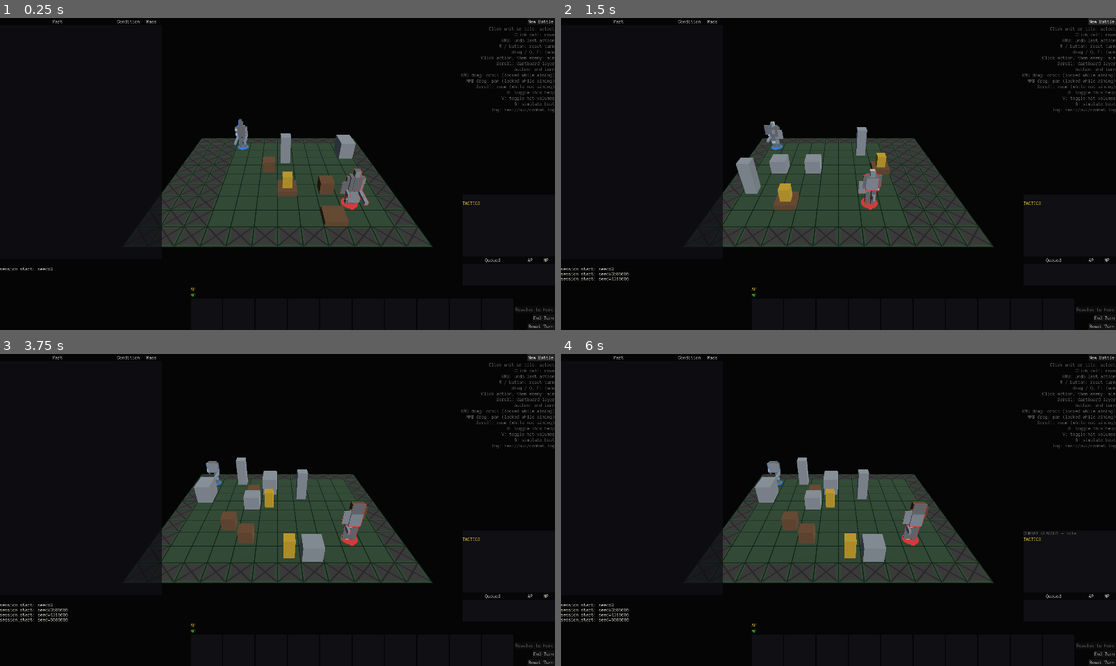
Above: before the commit, frames 1-4 (two rows, left to right).
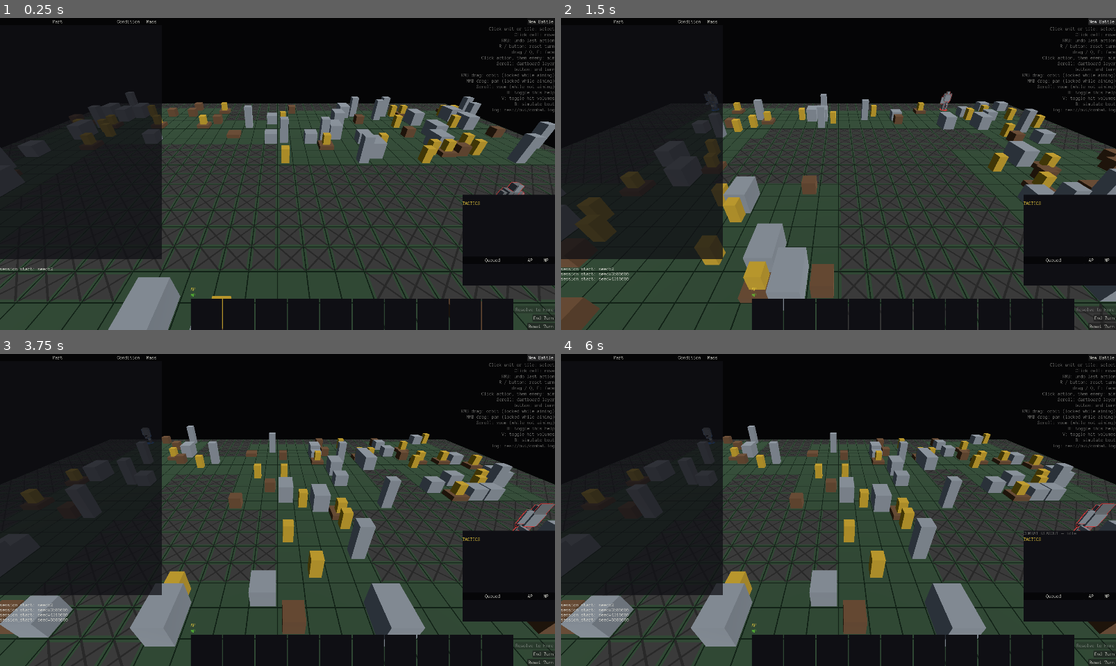
Above: after the commit, the same moments.

Repository: NotUserFriendly/HulkBreakers
Game: Godot game, scene res://src/view/battle_scene.tscn
Two runs of this game, one before a commit and one after it. Both use one fixed random seed, a clock stepped at 60 frames per second and the inputs below.
Inputs (mouse positions are in pixels of both pictures, inside the frame that each line leads up to):
- Up to frame 1 (0.25 s): no input
- Up to frame 2 (1.5 s): click "New Battle" at 0.5 s; click "New Battle" at 1.25 s
- Up to frame 3 (3.75 s): click "End Turn" at 2 s; click "End Turn" at 2.75 s; click "New Battle" at 3.5 s
- Up to frame 4 (6 s): click "End Turn" at 4.25 s; click "Reset Turn" at 5 s; move the mouse to (960, 494) at 5.77 s; hold Shift from 5.78 s (still down); click (960, 494) at 5.92 s

The runs differ from the first frame. In frame 1, 37% of the frame differs, in the area x 0-100%, y 23-100%; in frame 2, 38%; in frame 3, 39%, in the area x 0-100%, y 22-100%; in frame 4, 39%.

Commit message:
Taskblock 17 Pass A: fix map generation regressed to a single room
Taskblock-16 raised MIN_ROOM_SIZE to 7 (correct), which cascaded
through MIN_CHILD_SIZE (9) to MIN_LEAF_SIZE (12) — but nothing raised
the two real callers' own hardcoded map sizes to match. Both were well
under MapGen.MIN_LEAF_SIZE * 2 (24, the size a rect must clear on an
axis before _split_and_carve will ever split it):

- BattleScene.GRID_WIDTH/GRID_HEIGHT: 12x10 -> 40x30
- BoutSetup.GRID_WIDTH/GRID_HEIGHT: 20x14 -> 32x24

Every real battle and every bout has been silently a single room, no
hallways, since taskblock-16 landed — confirmed live (a screenshot of
the actual BattleScene default now shows four distinct rooms
connected by hallways, where it previously showed one solid block).

Pinned directly against the regression rather than just its symptom:
new tests in test_battle_scene.gd and test_bout_setup.gd assert each
caller's own GRID_WIDTH/GRID_HEIGHT clears MapGen.MIN_LEAF_SIZE * 2,
so a future MIN_ROOM_SIZE raise fails loudly instead of silently
collapsing every map to one room again. test_map_gen.gd gained a
seed-swept "the map actually splits" test (>= 3 rooms, real hallway
cells beyond room interiors, at the size test_map_gen.gd's own
existing tests already use) — the taskblock's own "the check that
would have caught this."

Stale comments/doc references to "BattleScene's own (12x10)" as the
single-room example updated — that's no longer BattleScene's default,
just a small fixture the single-room-degenerate-case tests still use
on purpose.

Diff:
--- a/src/logic/ai/bout_setup.gd
+++ b/src/logic/ai/bout_setup.gd
@@ -11,8 +11,14 @@
 ## model, unchanged) — this is the "in-engine 2v2 demo" the block exists
 ## for, wired to real content instead of hand-typed test fixtures.
 
-const GRID_WIDTH := 20
-const GRID_HEIGHT := 14
+## taskblock-17 Pass A: the old 20x14 was under `MapGen.MIN_LEAF_SIZE * 2`
+## (24) on both axes — the same single-room-forever regression
+## `BattleScene`'s own default had, just with a smaller bout map. A bout
+## can afford to stay smaller than a full battle's board (`BattleScene`'s
+## own 40x30), but still needs real room to split — 32x24 matches the
+## size `test_map_gen.gd`'s own 50-seed sweep already exercises.
+const GRID_WIDTH := 32
+const GRID_HEIGHT := 24
 
 
 ## taskblock-16 Pass E: each team is a LIST of per-unit profiles now, not
--- a/src/logic/map_gen.gd
+++ b/src/logic/map_gen.gd
@@ -234,8 +234,10 @@
 ## one representative cell per zone.
 ##
 ## `_split_and_carve` only splits a leaf when BOTH its dimensions clear
-## `MIN_LEAF_SIZE * 2` — a grid as small as BattleScene's (12x10) never
-## clears that bar, so it always carves exactly one room. When `best_a` and
+## `MIN_LEAF_SIZE * 2` — a grid smaller than that (e.g. a 12x10 fixture,
+## taskblock-16/17's own single-room regression before both real callers'
+## default sizes were fixed) never clears that bar, so it always carves
+## exactly one room. When `best_a` and
 ## `best_b` land on the very same room (single room, or every room tied at
 ## distance 0), marking SPAWN_B into it the normal way would silently
 ## overwrite every SPAWN_A cell just written — one squad would spawn
--- a/src/view/battle_scene.gd
+++ b/src/view/battle_scene.gd
@@ -27,8 +27,15 @@
 ## wield it (unarmed in practice). Seed 2 gives both squads a working
 ## pistol. Revert to 20260715 once verification is done.
 const DEFAULT_SEED := 2
-const GRID_WIDTH := 12
-const GRID_HEIGHT := 10
+## taskblock-17 Pass A: the old 12x10 was well under
+## `MapGen.MIN_LEAF_SIZE * 2` (24, taskblock-16's own room-size raise) on
+## BOTH axes, so `_split_and_carve` could never split it at all — every
+## real battle was silently one room, no hallways, ever since taskblock-16
+## landed. 40x30 (~`MIN_LEAF_SIZE * 3` / `MIN_LEAF_SIZE * 2` with room to
+## spare) reliably splits 2-3 times per axis instead of just clearing the
+## bar once.
+const GRID_WIDTH := 40
+const GRID_HEIGHT := 30
 ## runNotes.md: "a 16:9 1080p minimum window should be what we work off
 ## going forward." project.godot's viewport_width/height sets the launch
 ## size; this is the actual resize floor.
--- a/test/unit/logic/ai/test_bout_setup.gd
+++ b/test/unit/logic/ai/test_bout_setup.gd
@@ -27,6 +27,22 @@
 	for i in range(count):
 		roster.append(profile)
 	return roster
+
+
+## taskblock-17 Pass A: same regression as `BattleScene`'s own default —
+## `GRID_WIDTH`/`GRID_HEIGHT` used to be 20x14, under
+## `MapGen.MIN_LEAF_SIZE * 2` (24) on both axes, so a bout's own map was
+## also silently one room forever. Pinned directly against the constant
+## so a future `MIN_ROOM_SIZE` raise can't regress this again unnoticed.
+func test_grid_size_clears_the_map_gen_split_threshold() -> void:
+	assert_true(
+		BoutSetup.GRID_WIDTH >= MapGen.MIN_LEAF_SIZE * 2,
+		"GRID_WIDTH must clear MapGen.MIN_LEAF_SIZE * 2 or a bout's own map never splits"
+	)
+	assert_true(
+		BoutSetup.GRID_HEIGHT >= MapGen.MIN_LEAF_SIZE * 2,
+		"GRID_HEIGHT must clear MapGen.MIN_LEAF_SIZE * 2 or a bout's own map never splits"
+	)
 
 
 func test_a_valid_bout_builds_a_real_state_and_mission() -> void:
--- a/test/unit/logic/test_map_gen.gd
+++ b/test/unit/logic/test_map_gen.gd
@@ -169,6 +169,51 @@
 		)
 
 
+## taskblock-17 Pass A: "the check that would have caught this" — a
+## default-size map must actually split into multiple rooms with real
+## hallway between them, not silently collapse to one leaf that never
+## cleared `MIN_LEAF_SIZE * 2` (taskblock-16 raised `MIN_ROOM_SIZE`,
+## which raised the split threshold past what `WIDTH`x`HEIGHT` could
+## clear more than once — every "default-size" map in this file was
+## quietly one room for the whole taskblock). `_split_and_carve` called
+## directly (same pattern as the room-size/corridor-width tests above) so
+## the real room rects are available to sum — rooms and corridors share
+## one terrain code once carved, so "hallway cells" can only be measured
+## as "open cells the room rects don't already account for."
+func test_default_size_map_splits_into_multiple_rooms_with_hallways() -> void:
+	for map_seed in range(SEED_COUNT):
+		var rng := RandomNumberGenerator.new()
+		rng.seed = map_seed
+		var grid := Grid.new(WIDTH, HEIGHT)
+		for y in range(HEIGHT):
+			for x in range(WIDTH):
+				grid.set_terrain(Vector2i(x, y), Enums.TerrainType.WALL)
+
+		var rooms: Array[Rect2i] = []
+		MapGen._split_and_carve(grid, Rect2i(Vector2i.ZERO, Vector2i(WIDTH, HEIGHT)), rng, rooms)
+
+		assert_true(
+			rooms.size() >= 3, "seed %d: expected >= 3 rooms, got %d" % [map_seed, rooms.size()]
+		)
+
+		var room_cell_count := 0
+		for room: Rect2i in rooms:
+			room_cell_count += room.size.x * room.size.y
+		var open_cell_count := 0
+		for y in range(HEIGHT):
+			for x in range(WIDTH):
+				if grid.get_terrain(Vector2i(x, y)) == Enums.TerrainType.OPEN:
+					open_cell_count += 1
+		var hallway_cell_count: int = open_cell_count - room_cell_count
+		assert_true(
+			hallway_cell_count > 0,
+			(
+				"seed %d: expected hallway cells beyond room interiors, got %d"
+				% [map_seed, hallway_cell_count]
+			)
+		)
+
+
 func test_walls_are_opaque_and_open_cells_are_not() -> void:
 	var grid: Grid = MapGen.generate(7, WIDTH, HEIGHT)
 	var saw_wall := false
@@ -187,9 +232,10 @@
 
 
 ## `_split_and_carve` only splits a leaf once BOTH its dimensions clear
-## `MIN_LEAF_SIZE * 2` (24, taskblock-16 Pass C) — a grid as small as
-## BattleScene's own (12x10) never clears that bar, so it always carves
-## exactly one room. Both spawn
+## `MIN_LEAF_SIZE * 2` (24, taskblock-16 Pass C) — a grid this small
+## (12x10, taskblock-17 Pass A: `BattleScene`'s own default before it was
+## fixed to 40x30) never clears that bar, so it always carves exactly one
+## room. Both spawn
 ## zones must still land on distinct, real cells there too: this was a
 ## reproduced bug (runNotes.md — "the red unit may be spawning in a
 ## non-navigable space") where SPAWN_B silently overwrote every SPAWN_A
--- a/test/unit/view/test_battle_scene.gd
+++ b/test/unit/view/test_battle_scene.gd
@@ -14,6 +14,25 @@
 
 func _overlay(scene: BattleScene) -> SquadControlOverlay:
 	return scene.overlay as SquadControlOverlay
+
+
+## taskblock-17 Pass A: the exact regression, pinned directly against the
+## constant that caused it — `GRID_WIDTH`/`GRID_HEIGHT` used to be 12x10,
+## well under `MapGen.MIN_LEAF_SIZE * 2` (24) on both axes, so
+## `_split_and_carve` could never split it: every real battle was
+## silently one room, no hallways, from the moment taskblock-16 raised
+## `MIN_ROOM_SIZE` without this file's own size ever being revisited. If
+## a future `MIN_ROOM_SIZE` change raises the threshold again, this fails
+## immediately instead of silently shipping a one-room board.
+func test_grid_size_clears_the_map_gen_split_threshold() -> void:
+	assert_true(
+		BattleScene.GRID_WIDTH >= MapGen.MIN_LEAF_SIZE * 2,
+		"GRID_WIDTH must clear MapGen.MIN_LEAF_SIZE * 2 or the board never splits into rooms"
+	)
+	assert_true(
+		BattleScene.GRID_HEIGHT >= MapGen.MIN_LEAF_SIZE * 2,
+		"GRID_HEIGHT must clear MapGen.MIN_LEAF_SIZE * 2 or the board never splits into rooms"
+	)
 
 
 func test_new_battle_spawns_a_board_and_one_unit_view_per_unit() -> void:
